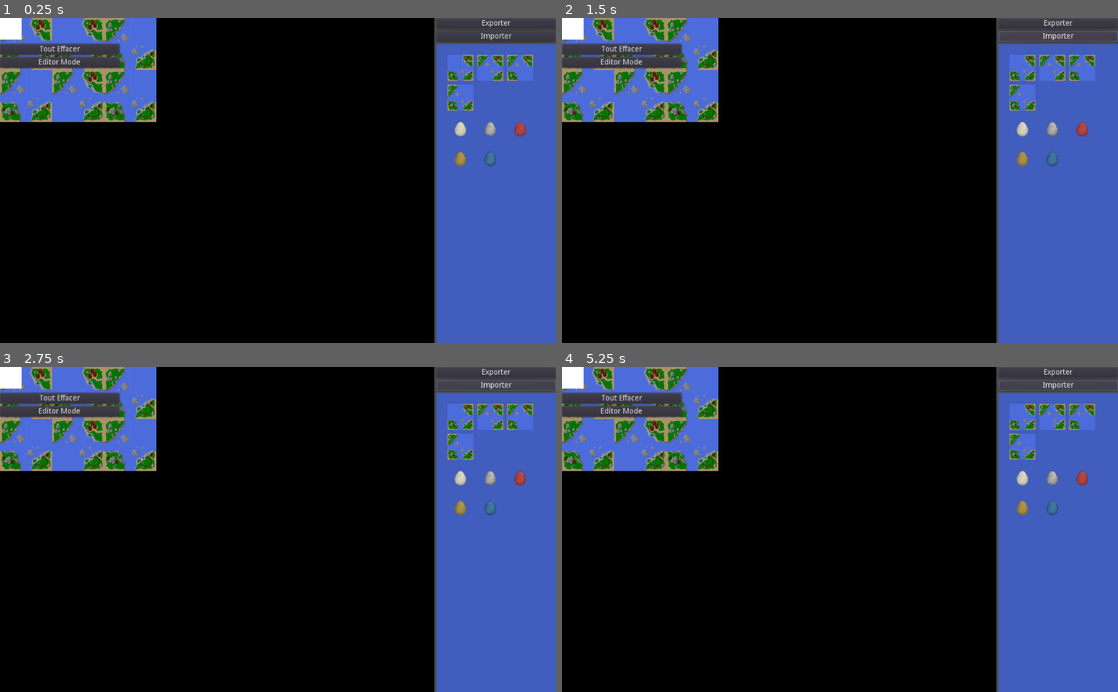
Above: before the commit, frames 1-4 (two rows, left to right).
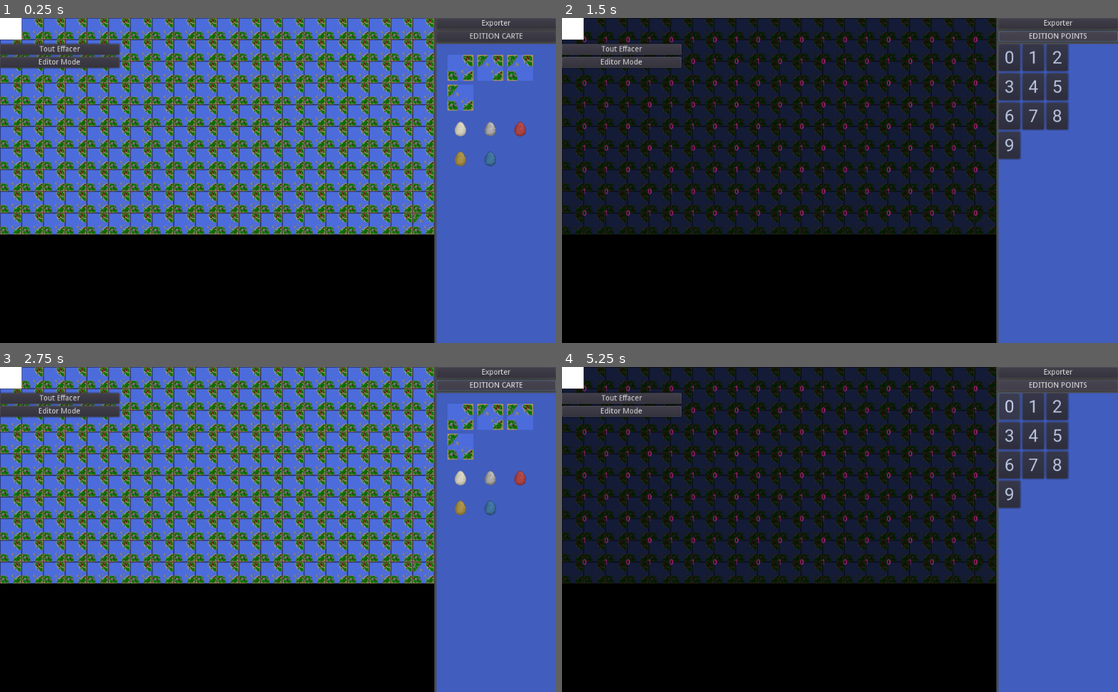
Above: after the commit, the same moments.

Repository: prologin/prologin2024
Game: Godot game, scene res://Scenes/MapEditor/MapEditor.tscn
Two runs of this game, one before a commit and one after it. Both use one fixed random seed, a clock stepped at 60 frames per second and the inputs below.
Inputs (mouse positions are in pixels of both pictures, inside the frame that each line leads up to):
- Up to frame 1 (0.25 s): no input
- Up to frame 2 (1.5 s): click "Exporter" at 0.5 s; click "Importer" (after the commit: "EDITION CARTE") at 1.25 s
- Up to frame 3 (2.75 s): click "Importer" (after the commit: "EDITION POINTS") at 2 s
- Up to frame 4 (5.25 s): click "Tout Effacer" at 2.75 s; click "Exporter" at 3.5 s; click "Importer" (after the commit: "EDITION CARTE") at 4.25 s; click (1006, 406) at 5 s, where only the run after the commit has a clickable "0"

The runs differ from the first frame. In frame 1, 48% of the frame differs, in the area x 0-94%, y 0-67%; in frame 2, 51%; in frame 3, 48%; in frame 4, 51%, in the area x 0-100%, y 0-67%.
Error before the commit: Parse Error: The identifier "export_dialog" isn't declared in the current scope. (res://Scripts/Scenes/MapEditor/MapEditor.gd:164)

Commit message:
front(aigle): Dialog

Diff:
--- a/gui/godot/Scenes/MapEditor/MapEditor.tscn
+++ b/gui/godot/Scenes/MapEditor/MapEditor.tscn
@@ -135,9 +135,57 @@
 access = 2
 filters = PoolStringArray( "*.json" )
 
+[node name="AigleDialog" type="ConfirmationDialog" parent="Popups"]
+visible = true
+margin_left = 197.0
+margin_top = 154.0
+margin_right = 594.0
+margin_bottom = 331.0
+popup_exclusive = true
+window_title = "Aigle"
+resizable = true
+
+[node name="VBoxContainer" type="VBoxContainer" parent="Popups/AigleDialog"]
+margin_left = 8.0
+margin_top = 8.0
+margin_right = 389.0
+margin_bottom = 141.0
+
+[node name="PuissanceLabel" type="Label" parent="Popups/AigleDialog/VBoxContainer"]
+margin_right = 381.0
+margin_bottom = 14.0
+text = "Puissance"
+
+[node name="Puissance" type="TextEdit" parent="Popups/AigleDialog/VBoxContainer"]
+margin_top = 18.0
+margin_right = 381.0
+margin_bottom = 58.0
+rect_min_size = Vector2( 80, 40 )
+
+[node name="EclosionLabel" type="Label" parent="Popups/AigleDialog/VBoxContainer"]
+margin_top = 62.0
+margin_right = 381.0
+margin_bottom = 76.0
+text = "Tour d'Eclosion"
+
+[node name="Eclosion" type="TextEdit" parent="Popups/AigleDialog/VBoxContainer"]
+margin_top = 80.0
+margin_right = 381.0
+margin_bottom = 120.0
+rect_min_size = Vector2( 80, 40 )
+
 [connection signal="bg_drag" from="HBoxContainer/ViewportContainer/Viewport/Viewer" to="." method="_on_Viewer_bg_drag"]
 [connection signal="bg_left_click" from="HBoxContainer/ViewportContainer/Viewport/Viewer" to="." method="_on_Viewer_bg_left_click"]
 [connection signal="pressed" from="Selector/VBoxContainer/ClearMap" to="." method="_on_ClearMap_pressed"]
 [connection signal="pressed" from="Selector/VBoxContainer/EditorModeToggle" to="." method="_on_EditorModeToggle_pressed"]
 [connection signal="pressed" from="Selector/VBoxContainer/EditorModeToggle" to="." method="_on_SampleMap_pressed"]
 [connection signal="on_selection" from="Selector/VBoxContainer/ViewportContainer/Viewport/CenterContainer/BGSelector" to="." method="_on_BGSelector_on_selection"]
+[connection signal="about_to_show" from="Popups/ExportDialog" to="." method="_on_ExportDialog_about_to_show"]
+[connection signal="file_selected" from="Popups/ExportDialog" to="." method="_on_ExportDialog_file_selected"]
+[connection signal="popup_hide" from="Popups/ExportDialog" to="." method="_on_ExportDialog_popup_hide"]
+[connection signal="about_to_show" from="Popups/ImportDialog" to="." method="_on_ImportDialog_about_to_show"]
+[connection signal="file_selected" from="Popups/ImportDialog" to="." method="_on_ImportDialog_file_selected"]
+[connection signal="popup_hide" from="Popups/ImportDialog" to="." method="_on_ImportDialog_popup_hide"]
+[connection signal="about_to_show" from="Popups/AigleDialog" to="." method="_on_AigleDialog_about_to_show"]
+[connection signal="confirmed" from="Popups/AigleDialog" to="." method="_on_AigleDialog_confirmed"]
+[connection signal="popup_hide" from="Popups/AigleDialog" to="." method="_on_AigleDialog_popup_hide"]
--- a/gui/godot/Scripts/Scenes/MapEditor/MapEditor.gd
+++ b/gui/godot/Scripts/Scenes/MapEditor/MapEditor.gd
@@ -1,15 +1,24 @@
 extends Node2D
 
 onready var viewer : Viewer = $HBoxContainer/ViewportContainer/Viewport/Viewer
-onready var editor_mode_toggle : Button = $HBoxContainer/VBoxContainer/EditorModeToggle
-onready var tiles_selector = $HBoxContainer/VBoxContainer/ViewportContainer/Viewport/CenterContainer/BGSelector
-onready var points_selector = $HBoxContainer/VBoxContainer/ViewportContainer/Viewport/CenterContainer/PointsSelector
-onready var points_selector_sample : Button = $HBoxContainer/VBoxContainer/ViewportContainer/Viewport/CenterContainer/PointsSelectorSample
+onready var editor_mode_toggle : Button = $Selector/VBoxContainer/EditorModeToggle
+onready var tiles_selector = $Selector/VBoxContainer/ViewportContainer/Viewport/CenterContainer/BGSelector
+onready var points_selector = $Selector/VBoxContainer/ViewportContainer/Viewport/CenterContainer/PointsSelector
+onready var points_selector_sample : Button = $Selector/VBoxContainer/ViewportContainer/Viewport/CenterContainer/PointsSelectorSample
+onready var export_dialog : FileDialog = $Popups/ExportDialog
+onready var import_dialog : FileDialog = $Popups/ImportDialog
+onready var container_interactive = $HBoxContainer
+onready var viewer_viewport = $HBoxContainer/ViewportContainer/Viewport
+onready var selector_viewport = $Selector/VBoxContainer/ViewportContainer/Viewport
+onready var aigle_dialog = $Popups/AigleDialog
+onready var aigle_dialog_puissance : TextEdit = $Popups/AigleDialog/VBoxContainer/Puissance
+onready var aigle_dialog_eclosion : TextEdit = $Popups/AigleDialog/VBoxContainer/Eclosion
 
 var bg_selection = null
 var points_selection = null
 
 var points_editor_mode = Constants.EditorMode.BACKGROUND
+var selected_aigle_data = null
 
 
 func _ready():
@@ -80,49 +89,41 @@
 
 
 # --- Click ---
-func _on_click(pos):
+enum ClickType {
+	DRAG,
+	LEFT,
+	RIGHT,
+}
+
+func _on_click(pos, click_type):
 	var x = pos[0]
 	var y = pos[1]
 
 	# Edit map
 	if points_editor_mode == Constants.EditorMode.BACKGROUND and bg_selection != null and viewer.map.carte[y][x] != bg_selection:
+		# Background click
 		viewer.map.carte[y][x] = bg_selection
 		viewer.update_all(viewer.map)
 	elif points_editor_mode != Constants.EditorMode.BACKGROUND and y < viewer.map.height - 1 and x < viewer.map.width - 1:
 		if points_editor_mode == Constants.EditorMode.POINTS and points_selection != null and viewer.map.points[y][x] != points_selection:
+			# Point click
 			viewer.map.points[y][x] = points_selection
 			viewer.update_all(viewer.map)
-		elif points_editor_mode == Constants.EditorMode.FOREGROUND:
-			# TODO : Dialog
-			var tour_eclosion = 42
-			var puissance = 2
-
-			# Find eagle in this location
-			var selected_aigle = null
-			for aigle in viewer.map.aigles:
-				if aigle.pos == pos:
-					selected_aigle = aigle
-					break
-
-			if selected_aigle == null:
-				selected_aigle = Models.Aigle.new()
-				viewer.map.aigles.append(selected_aigle)
-
-			selected_aigle.effet = viewer.aigle2effet[bg_selection]
-			selected_aigle.pos = pos
-			selected_aigle.tour_eclosion = tour_eclosion
-			selected_aigle.puissance = puissance
-			print('EFFET ', selected_aigle.effet)
-			print('POS ', selected_aigle.pos)
-			viewer.update_all(viewer.map)
+		elif click_type == ClickType.LEFT and points_editor_mode == Constants.EditorMode.FOREGROUND:
+			# Foreground click
+			selected_aigle_data = {
+				'pos': pos,
+				'effet': viewer.aigle2effet[bg_selection]
+			}
+			aigle_dialog.popup_centered()
 
 
 func _on_Viewer_bg_drag(pos):
-	_on_click(pos)
+	_on_click(pos, ClickType.DRAG)
 
 
 func _on_Viewer_bg_left_click(pos):
-	_on_click(pos)
+	_on_click(pos, ClickType.LEFT)
 
 
 # --- Signals ---
@@ -200,3 +201,35 @@
 func _on_ImportDialog_popup_hide():
 	viewer_viewport.gui_disable_input = false
 	selector_viewport.gui_disable_input = false
+
+
+func _on_AigleDialog_about_to_show():
+	viewer_viewport.gui_disable_input = true
+	selector_viewport.gui_disable_input = true
+
+
+func _on_AigleDialog_popup_hide():
+	viewer_viewport.gui_disable_input = false
+	selector_viewport.gui_disable_input = false
+
+
+func _on_AigleDialog_confirmed():
+	var tour_eclosion = int(aigle_dialog_eclosion.text)
+	var puissance = int(aigle_dialog_puissance.text)
+
+	# Find eagle in this location
+	var selected_aigle = null
+	for aigle in viewer.map.aigles:
+		if aigle.pos == selected_aigle_data['pos']:
+			selected_aigle = aigle
+			break
+
+	if selected_aigle == null:
+		selected_aigle = Models.Aigle.new()
+		viewer.map.aigles.append(selected_aigle)
+
+	selected_aigle.effet = selected_aigle_data['effet']
+	selected_aigle.pos = selected_aigle_data['pos']
+	selected_aigle.tour_eclosion = tour_eclosion
+	selected_aigle.puissance = puissance
+	viewer.update_all(viewer.map)
